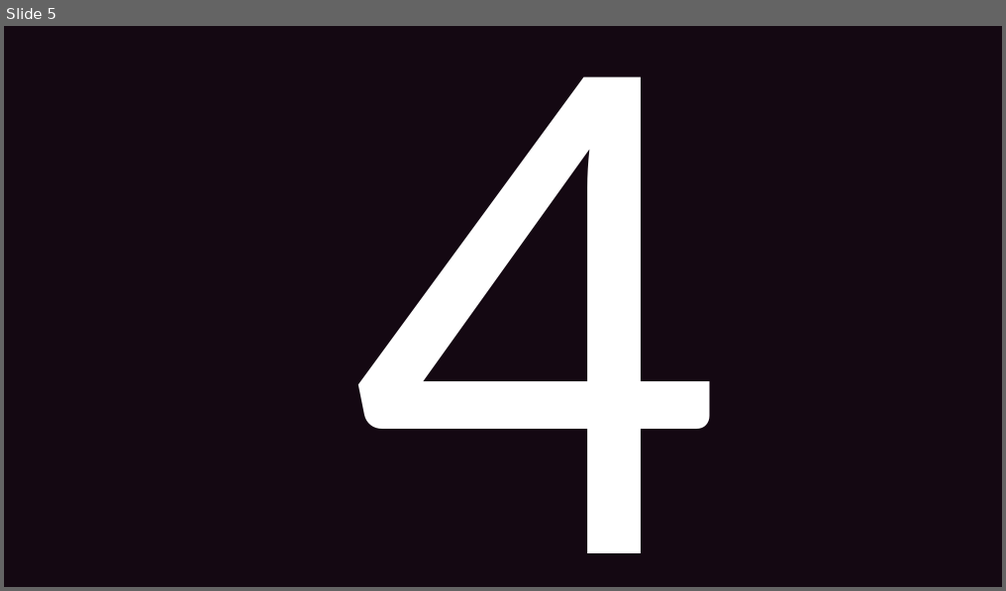
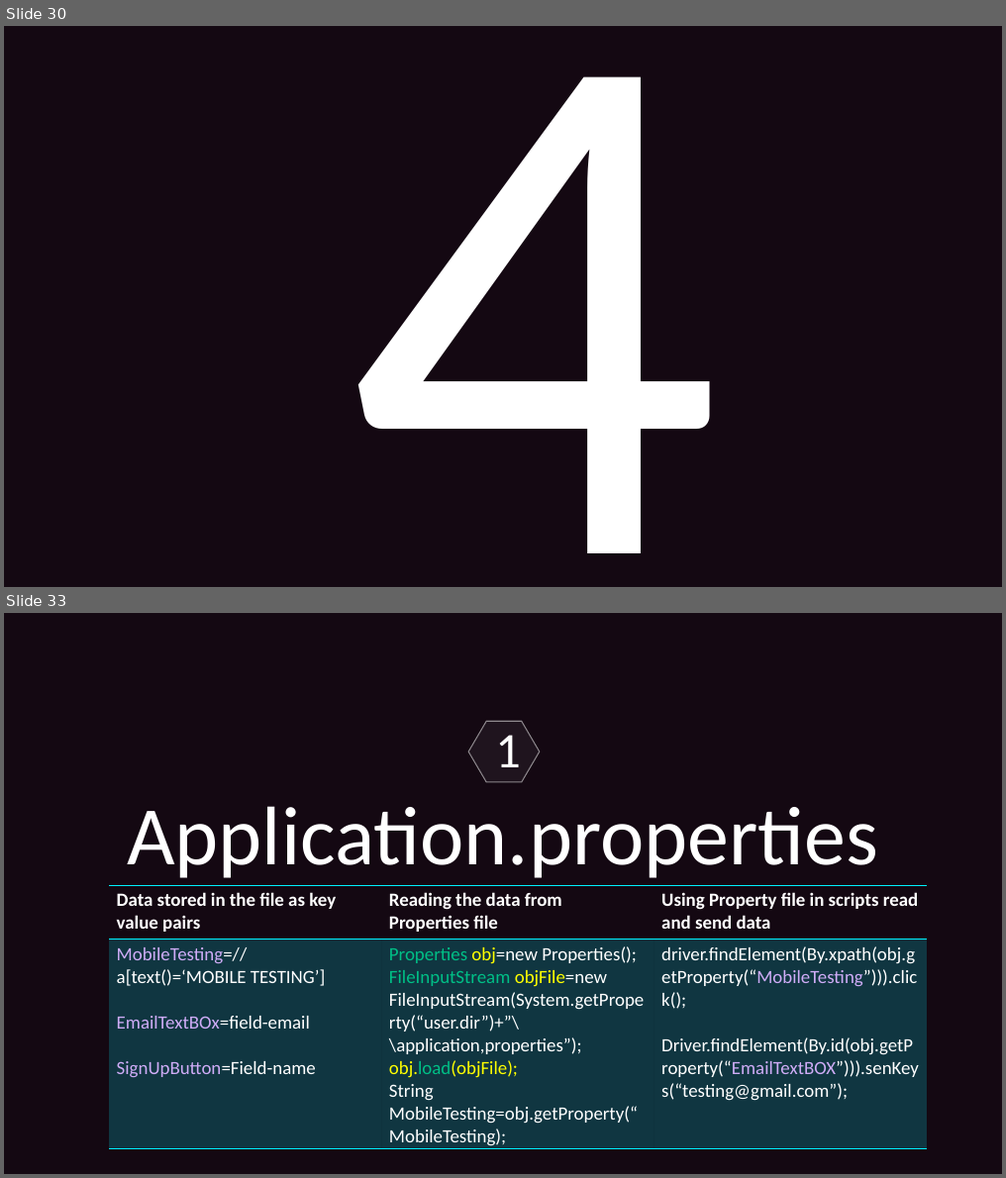
Before and after one commit to Ajin007/IRC_Docs, a slide deck: Students PPT.pptx. Shown one above the other, each under a label of ours: slide 5 before the commit, slides 30 and 33 after it; the slides between them are not shown. The pictures are 1006x591 and 1006x1178 pixels, drawn with LibreOffice and Linux fonts; fonts in the diff are those of the drawing. Boxes give left, top, right and bottom in pixels: in the first picture for what was removed or moved away, otherwise in the second. Text is boxed around its words. In the diff, an @@ line names an element or a change of style, - is before the commit and + after.

```diff
--- a/Students PPT.pptx
+++ b/Students PPT.pptx
@@ slide 33 added at (x1=4, y1=613, x2=1002, y2=1174), background #140812 @@
@@ hexagon added at (x1=469, y1=721, x2=540, y2=782), fill #FFFFFF at 5% opacity, outline #FFFFFF 1 pt @@
@@ text added at (x1=495, y1=735, x2=520, y2=767), 48 pt, text #FFFFFF @@
+1
@@ text added at (x1=127, y1=806, x2=878, y2=878), 80 pt, text #FFFFFF @@
+Application.properties
@@ table added at (x1=109, y1=885, x2=927, y2=1151), 2 rows, 3 columns @@
+Data stored in the file as key value pairs | Reading the data from Properties file | Using Property file in scripts read and send data
+MobileTesting=//a[text()=‘MOBILE TESTING’] / EmailTextBOx=field-email / SignUpButton=Field-name | Properties obj=new Properties(); / FileInputStream objFile=new / FileInputStream(System.getProperty(“user.dir”)+”\\application,properties”); / obj.load(objFile); / String MobileTesting=obj.getProperty(“MobileTesting); | driver.findElement(By.xpath(obj.getProperty(“MobileTesting”))).click(); / Driver.findElement(By.id(obj.getProperty(“EmailTextBOX”))).senKeys(“testing@gmail.com”);
@@ what was slide 5 is now slide 30 @@
```
Also in this commit, not shown: 8 slides changed, 32 other slides added, 1 slide removed.
